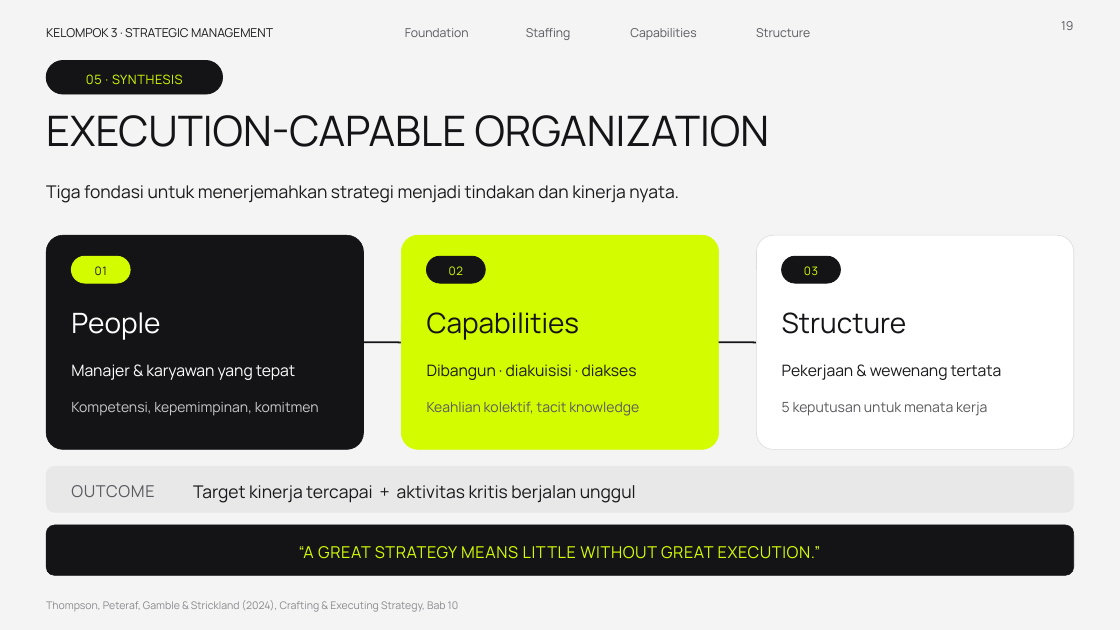
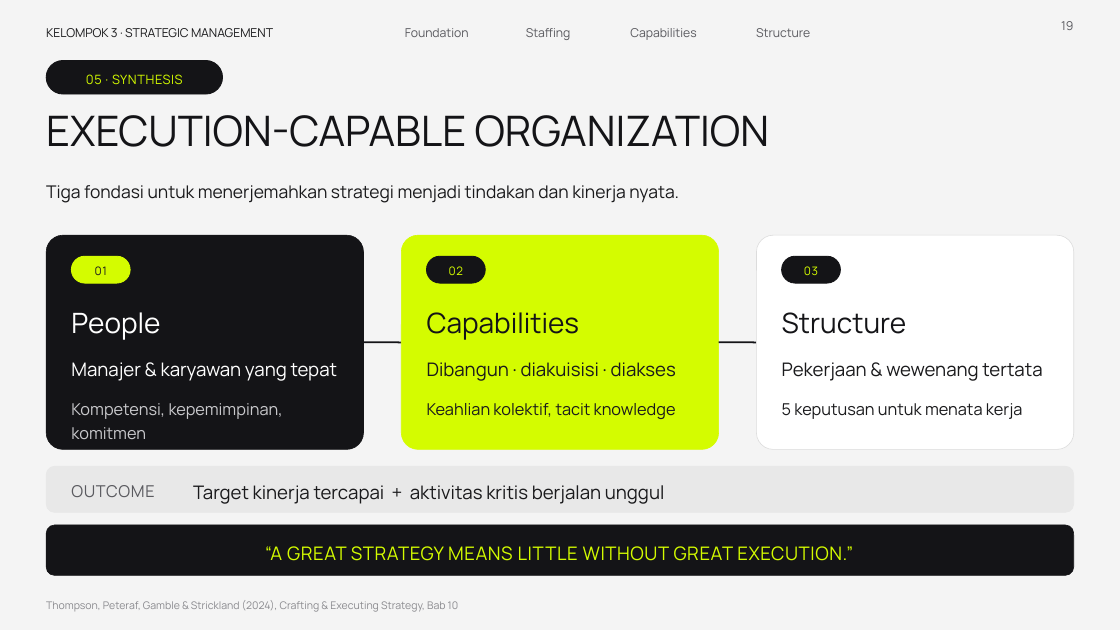
Before and after one commit to aslihabnuri/Dom-Manipulation, a slide deck: slide 19 of presentasi_ch10_kelompok3/SMJKT_Group 3_Aslih_Chapter 10 Strategy Execution.pptx. Drawn at 1120x630 pixels with LibreOffice and Linux fonts; fonts in the diff are those of the drawing. Boxes give left, top, right and bottom in pixels: in the first picture for what was removed or moved away, otherwise in the second. Text is boxed around its words. In the diff, an @@ line names an element or a change of style, - is before the commit and + after.

```diff
--- a/presentasi_ch10_kelompok3/SMJKT_Group 3_Aslih_Chapter 10 Strategy Execution.pptx
+++ b/presentasi_ch10_kelompok3/SMJKT_Group 3_Aslih_Chapter 10 Strategy Execution.pptx
@@ size 13.5 to 16 pt in 3 elements at (71,362,337,381), (427,362,676,381), (782,362,1042,381) @@
@@ text "Kompetensi, kepemimpinan, komitmen" at (71,403,283,439): size 12 to 14 pt @@
@@ text "Keahlian kolektif, tacit knowledge" at (427,403,676,419): size 12 to 14 pt, text colour #5A5A5F to #1A1A1C @@
@@ text "5 keputusan untuk menata kerja" at (782,403,1023,419): size 12 to 14 pt, text colour #5A5A5F to #1A1A1C @@
@@ text "Target kinerja tercapai + aktivitas ..." at (193,485,665,504): size 15 to 16 pt @@
@@ text "“A GREAT STRATEGY MEANS LITTLE ..." at (265,546,853,561): size 14 to 16 pt @@
```
Also in this commit, not shown: 9 other slides changed, 1 other file.
